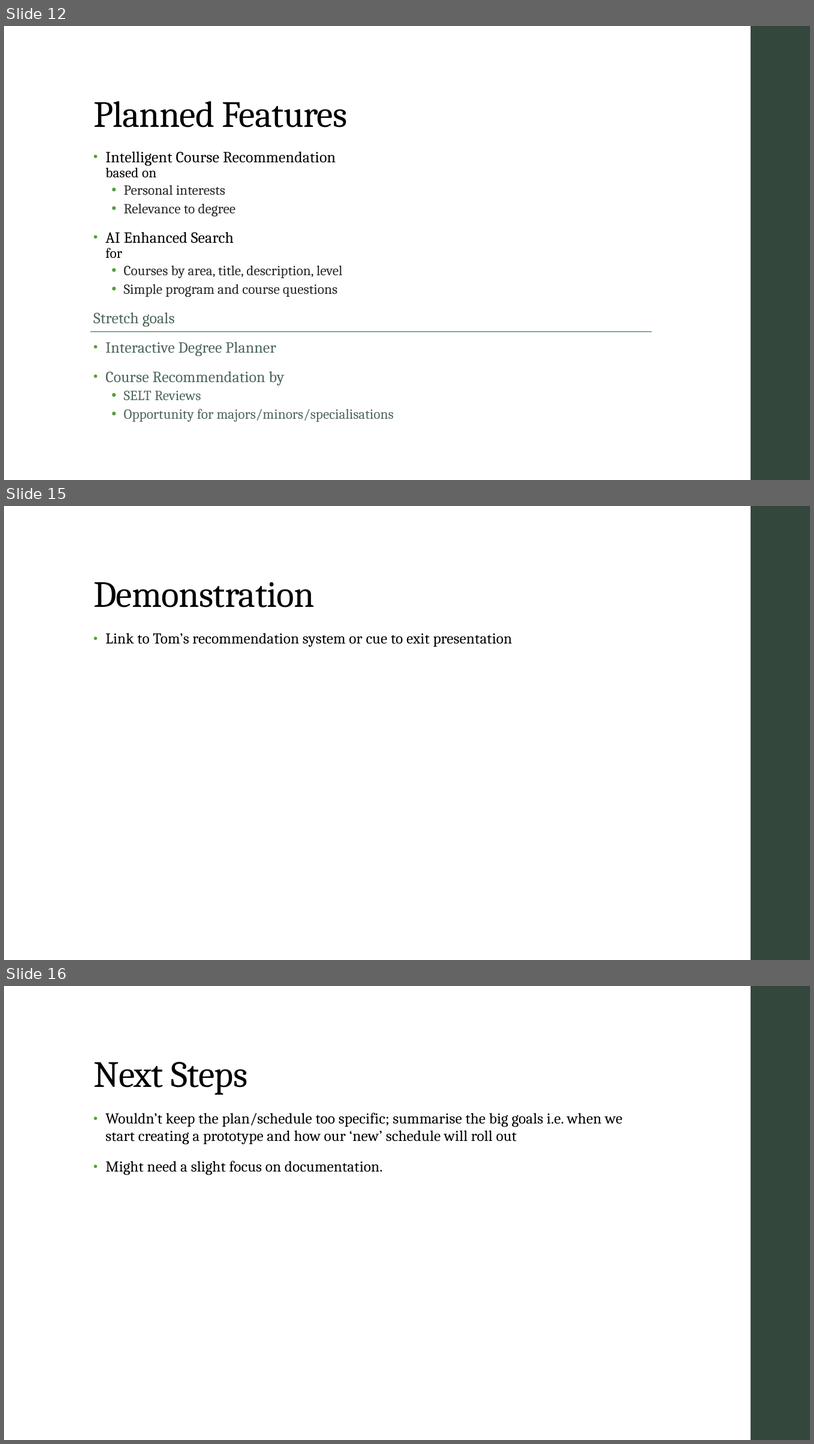
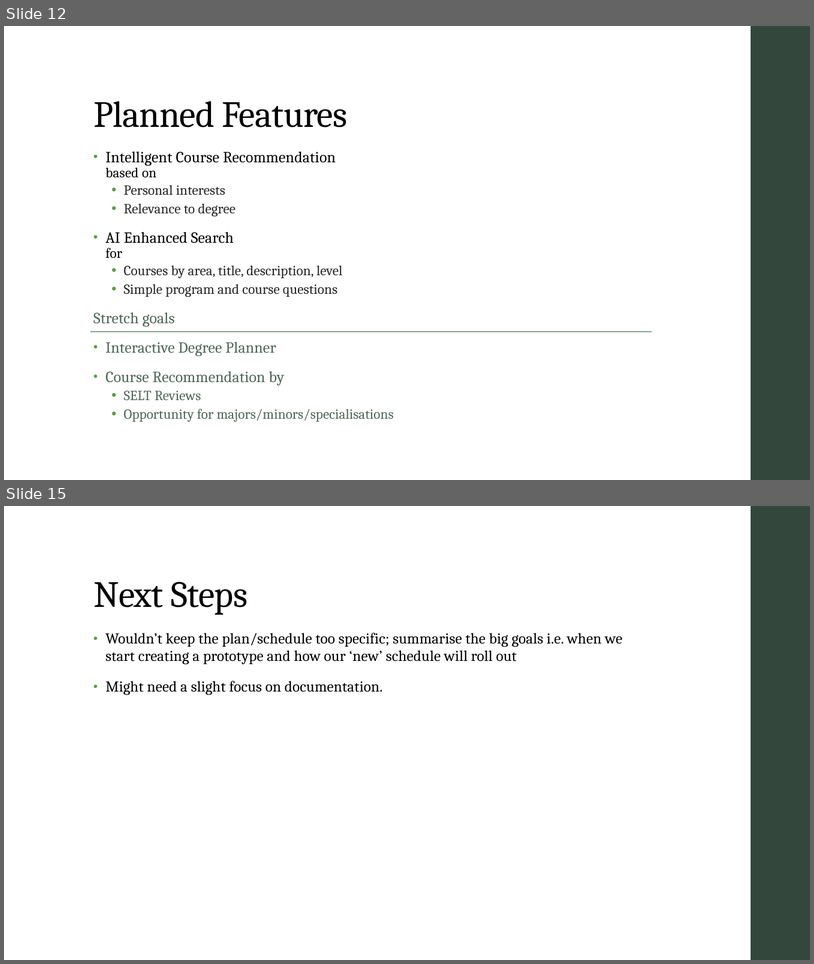
Before and after one commit to AICourseSelection/courseai, a slide deck: Documentation/Audit_2/Powerpoint/Audit_Presentation.pptx. Shown one above the other, each under a label of ours: slides 12, 15 and 16 before the commit, slides 12 and 15 after it; the slides between them are not shown. The pictures are 814x1444 and 814x964 pixels, drawn with LibreOffice and Linux fonts; fonts in the diff are those of the drawing. Boxes give left, top, right and bottom in pixels: in the first picture for what was removed or moved away, otherwise in the second. Text is boxed around its words. In the diff, an @@ line names an element or a change of style, - is before the commit and + after.

```diff
--- a/Documentation/Audit_2/Powerpoint/Audit_Presentation.pptx
+++ b/Documentation/Audit_2/Powerpoint/Audit_Presentation.pptx
@@ slide 15 removed at box(4, 506, 810, 960), background #FFFFFF; not listed: 1 template element that a slide beside it also shows @@
@@ title removed at box(93, 582, 315, 607) @@
-Demonstration
@@ text removed at box(105, 633, 513, 647) @@
-• Link to Tom’s recommendation system or cue to exit presentation
@@ what was slide 16 is now slide 15 @@
```
Also in this commit, not shown: 2 slides changed, 1 slide added, 1 other slide removed.
